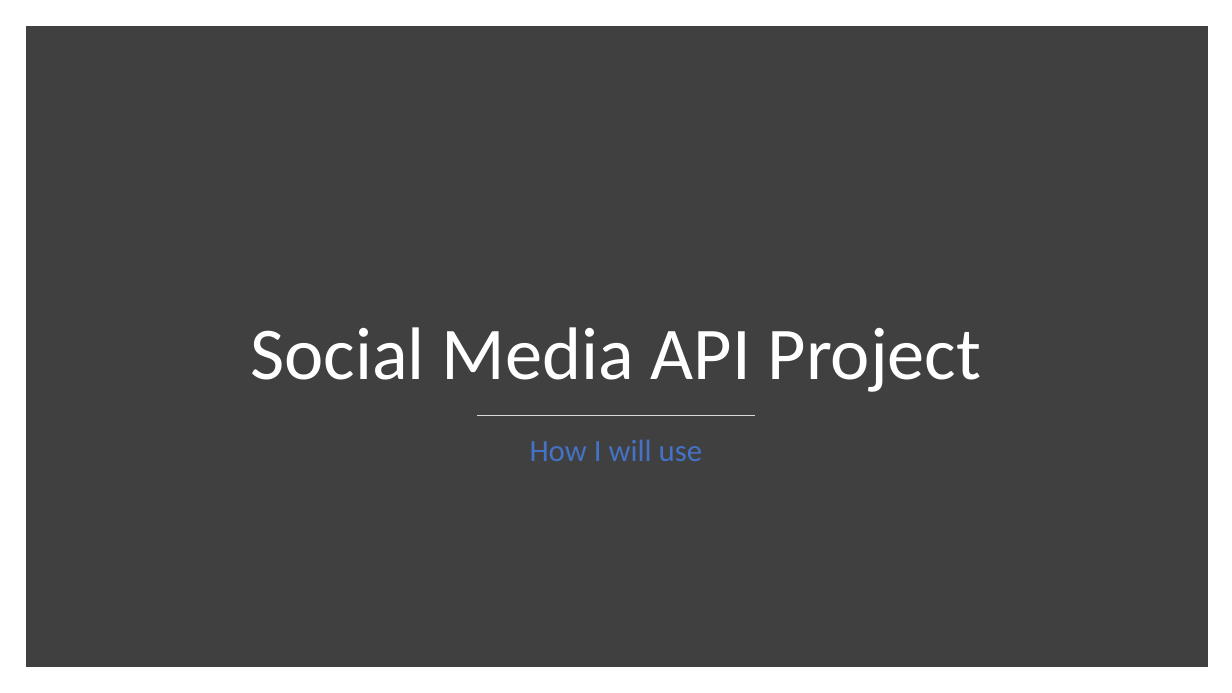
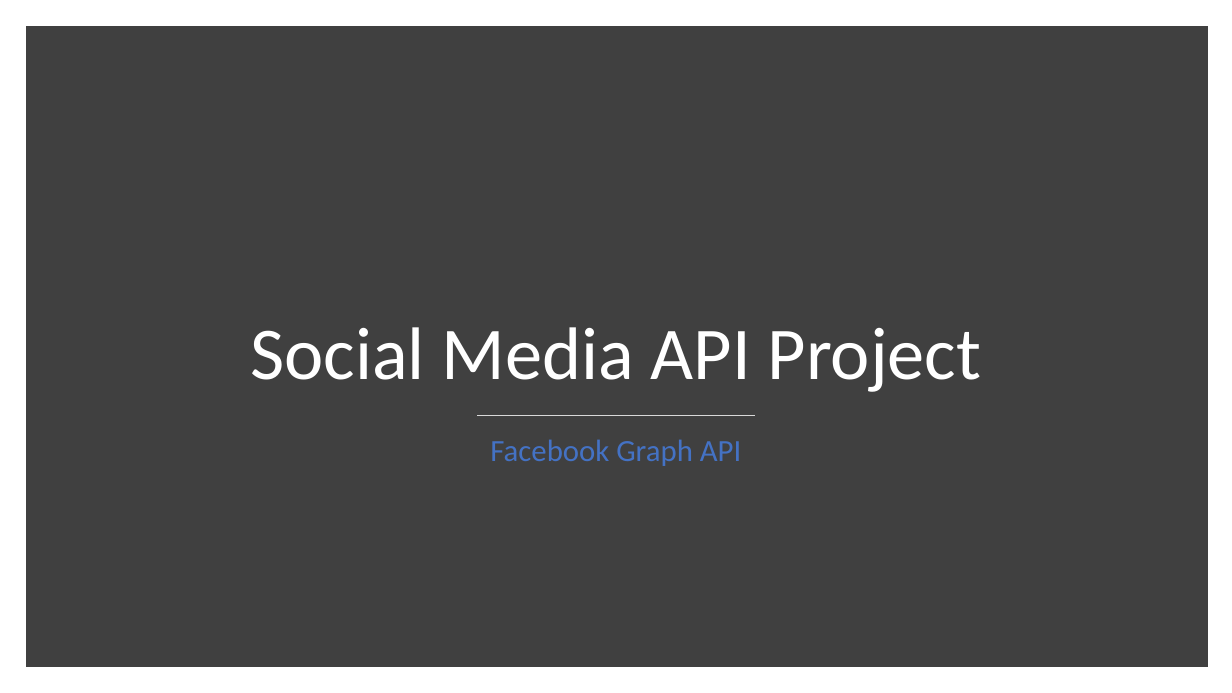
Before and after one commit to CedricTan/social_media_tracking, a slide deck: slide 1 of Developer Authentications/Facebook and Instagram Screencast.pptx. Drawn at 1232x693 pixels with LibreOffice and Linux fonts; fonts in the diff are those of the drawing. Boxes give left, top, right and bottom in pixels: in the first picture for what was removed or moved away, otherwise in the second. Text is boxed around its words. In the diff, an @@ line names an element or a change of style, - is before the commit and + after.

```diff
--- a/Developer Authentications/Facebook and Instagram Screencast.pptx
+++ b/Developer Authentications/Facebook and Instagram Screencast.pptx
@@ subtitle at [490,439,741,466]: text changed @@
-How I will use
+Facebook Graph API
```
Also in this commit, not shown: 1 other slide changed, 1 slide added, 7 other files.
